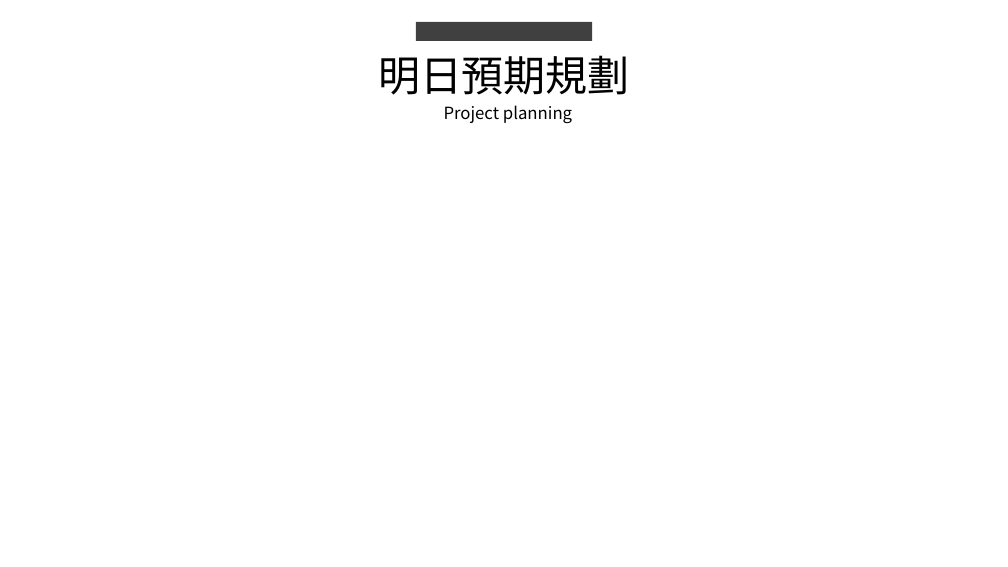
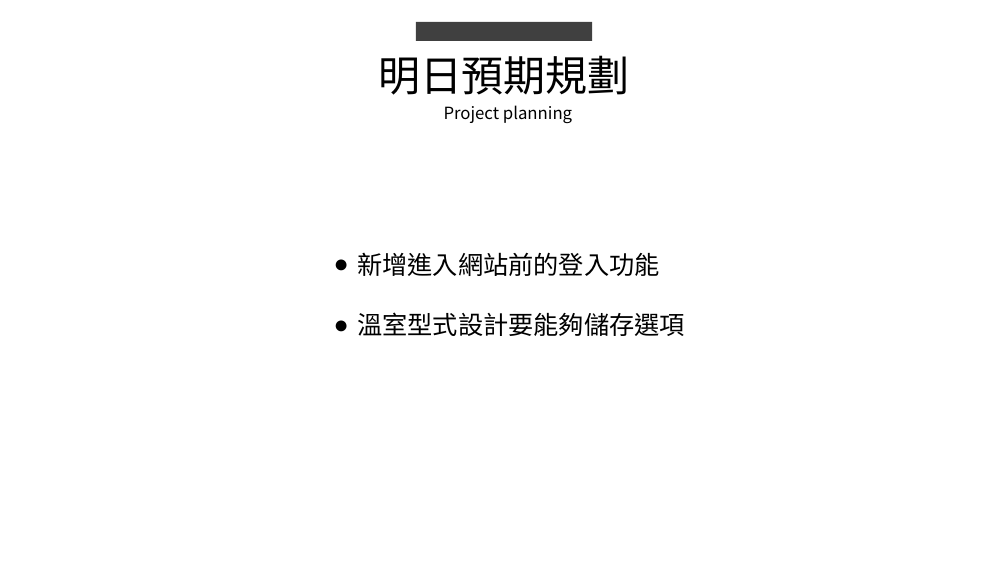
Before and after one commit to king637324/KnowledgeGreenhouseSystem, a slide deck: slide 7 of 工作日報_葉柏漢/2021.09/2021.09.10(加班)~2021.09.11工作日報_葉柏漢.pptx (slide 4 before the commit). Drawn at 1008x567 pixels with LibreOffice and Linux fonts; fonts in the diff are those of the drawing. Boxes give left, top, right and bottom in pixels: in the first picture for what was removed or moved away, otherwise in the second. Text is boxed around its words. In the diff, an @@ line names an element or a change of style, - is before the commit and + after.

```diff
--- a/工作日報_葉柏漢/2021.09/2021.09.10(加班)~2021.09.11工作日報_葉柏漢.pptx
+++ b/工作日報_葉柏漢/2021.09/2021.09.10(加班)~2021.09.11工作日報_葉柏漢.pptx
@@ text added at [357, 252, 685, 336], 24 pt, text #000000 @@
+● 新增進入網站前的登入功能
+● 溫室型式設計要能夠儲存選項
```
Also in this commit, not shown: 1 other slide changed, 3 slides added, 3 other files.
